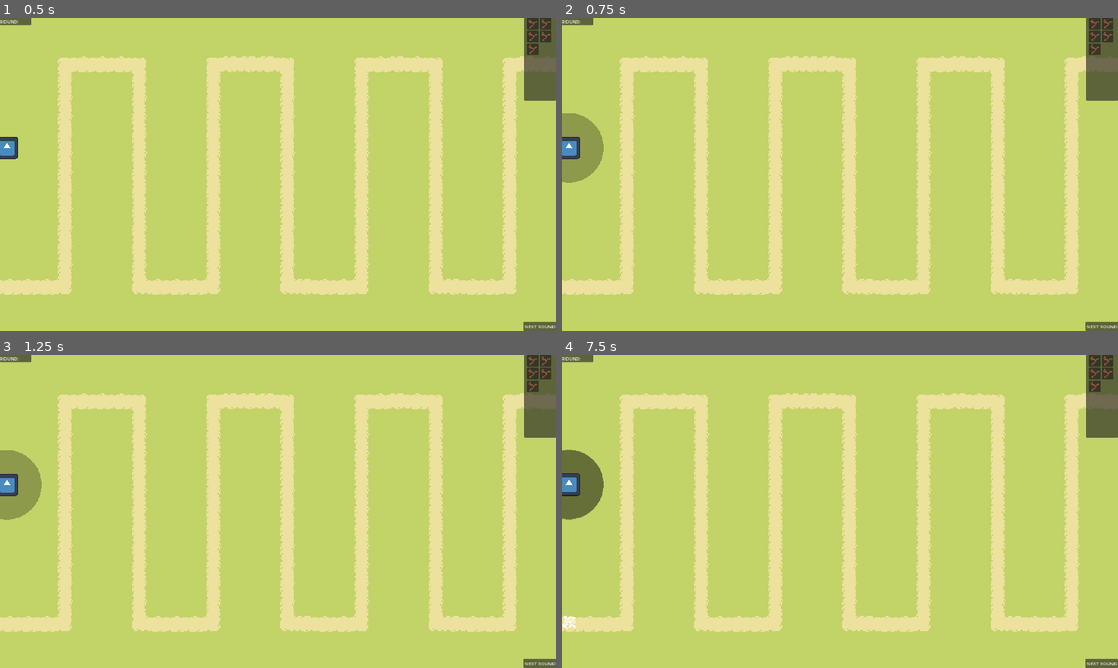
Above: before the commit, frames 1-4 (two rows, left to right).
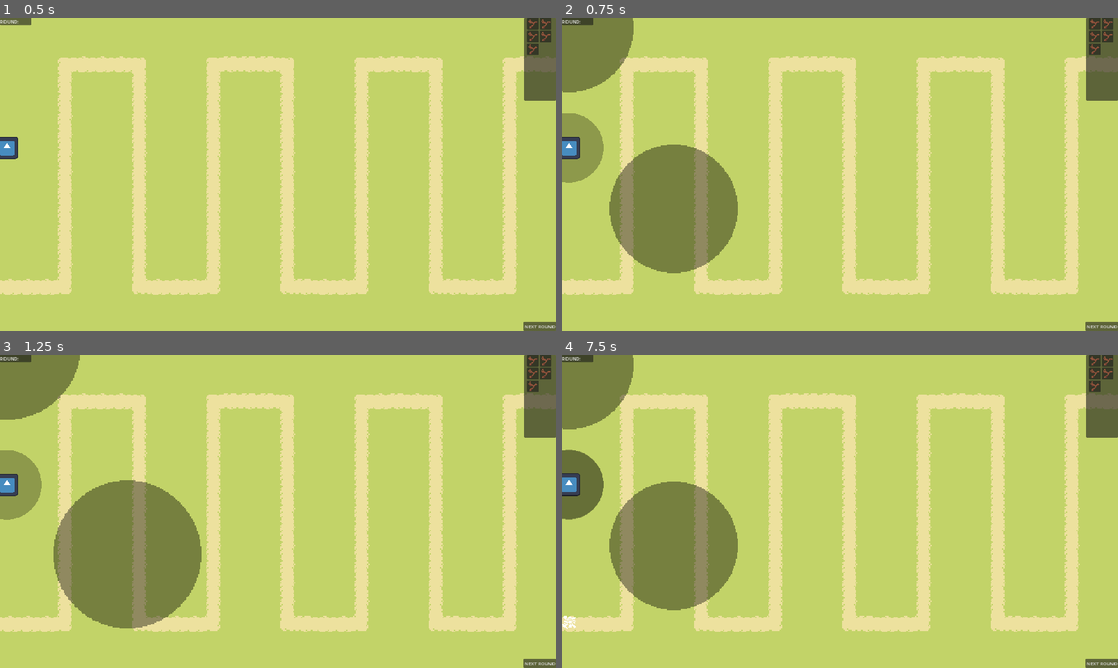
Above: after the commit, the same moments.

Repository: MindVisceral/BoneTD
Game: Godot game, scene res://Levels/Level1/Level1.tscn
Two runs of this game, one before a commit and one after it. Both use one fixed random seed, a clock stepped at 60 frames per second and the inputs below. The engine's default icon, where the game draws it, is replaced by a stand-in: a white triangle on a blue panel in a dark square.
Inputs (mouse positions are in pixels of both pictures, inside the frame that each line leads up to):
- Up to frame 1 (0.5 s): no input
- Up to frame 2 (0.75 s): click (567, 146) at 0.52 s
- Up to frame 3 (1.25 s): no input
- Up to frame 4 (7.5 s): click (567, 483) at 1.27 s; click (1095, 361) at 2 s; click (1106, 361) at 2.75 s; click (1095, 373) at 3.5 s; click (1106, 373) at 4.25 s; click (1095, 386) at 5 s; click "NEXT ROUND" at 5.75 s; click "NEXT ROUND" at 6.5 s; click (567, 483) at 7.27 s

Frame 1 is identical in both runs. In frame 2, 9.9% of the frame differs, in the area x 0-32%, y 0-82%; in frame 3, 12%, in the area x 0-37%, y 0-88%; in frame 4, 9.9%.

Commit message:
Recentered RadialTowerMenu for easier use

Diff:
--- a/Entities/Towers/BaseTower/BaseTower.tscn
+++ b/Entities/Towers/BaseTower/BaseTower.tscn
@@ -3,31 +3,22 @@
 [ext_resource type="Script" path="res://Entities/Towers/BaseTower/BaseTower.gd" id="1_qn6n7"]
 [ext_resource type="Texture2D" uid="uid://c6mdmcmvjs336" path="res://icon.svg" id="1_vx0cn"]
 [ext_resource type="PackedScene" uid="uid://cs8y67w2tt7sd" path="res://Entities/Towers/BaseTower/TowerRange.tscn" id="2_fac3i"]
+[ext_resource type="PackedScene" uid="uid://bx4r7imynksua" path="res://Entities/Towers/BaseTower/RadialTowerMenu.tscn" id="2_hr0f1"]
 [ext_resource type="Texture2D" uid="uid://ctnhv3wt1ocbd" path="res://placeholder_5.png" id="3_33okv"]
-[ext_resource type="BitMap" uid="uid://cijo1rj4mrd13" path="res://placeholder_6.png" id="5_di8l0"]
 
-[node name="BaseTower" type="StaticBody2D" node_paths=PackedStringArray("tower_selection_button", "tower_range_collider", "tower_range_visuals", "bullet_spawn_point", "rotation_pivot")]
+[node name="BaseTower" type="StaticBody2D" node_paths=PackedStringArray("tower_selection_button", "tower_range_collider", "tower_range_visuals", "tower_sprite", "tower_collider", "bullet_spawn_point", "rotation_pivot")]
 collision_layer = 2
 collision_mask = 3
 script = ExtResource("1_qn6n7")
-tower_selection_button = NodePath("TowerSelectionButton")
+tower_selection_button = NodePath("RadialTowerSelection")
 tower_range_collider = NodePath("TowerRange/Collider")
 tower_range_visuals = NodePath("TowerRangeVisuals")
+tower_sprite = NodePath("RotationPivot/Sprite")
+tower_collider = NodePath("Collider")
 bullet_spawn_point = NodePath("RotationPivot/BulletSpawnPoint")
 rotation_pivot = NodePath("RotationPivot")
 
-[node name="TowerSelectionButton" type="TextureButton" parent="."]
-offset_left = -13.0
-offset_top = -13.0
-offset_right = 115.0
-offset_bottom = 115.0
-scale = Vector2(0.2, 0.2)
-mouse_default_cursor_shape = 2
-action_mode = 0
-shortcut_feedback = false
-shortcut_in_tooltip = false
-texture_normal = ExtResource("3_33okv")
-texture_click_mask = ExtResource("5_di8l0")
+[node name="RadialTowerSelection" parent="." instance=ExtResource("2_hr0f1")]
 
 [node name="TowerRange" parent="." node_paths=PackedStringArray("Tower") instance=ExtResource("2_fac3i")]
 Tower = NodePath("..")
@@ -50,6 +41,7 @@
 [node name="ShotDelayTimer" type="Timer" parent="."]
 one_shot = true
 
-[connection signal="pressed" from="TowerSelectionButton" to="." method="_on_tower_selection_pressed"]
+[connection signal="pressed" from="RadialTowerSelection" to="." method="_on_tower_selection_pressed"]
 
+[editable path="RadialTowerSelection"]
 [editable path="TowerRange"]
--- a/Entities/Towers/BaseTower/RadialTowerMenu.gd
+++ b/Entities/Towers/BaseTower/RadialTowerMenu.gd
@@ -56,7 +56,7 @@
 	## Make every Button's scale is 0
 	## to make sure the show_menu() animation looks the same every time.
 	for button: TextureButton in radial_buttons:
-		button.position = self.position
+		button.position = self.position + self.pivot_offset
 		button.scale = Vector2.ZERO
 
 
@@ -109,9 +109,6 @@
 		tween.parallel().tween_property(button, "scale", Vector2.ONE, speed)
 
 
-	### Everything is ready, now we can show all the Buttons
-	#buttons_node.show()
-
 	## Now we wait until the animation is done. Since each Button has a separate Tween made for it,
 	## we can't wait for a Tween's 'finished' signal. So we just use the 'speed' variable.
 	await get_tree().create_timer(speed).timeout
@@ -129,7 +126,7 @@
 		## Create a Tween, which will animate the Button
 		var tween = get_tree().create_tween()
 		## The Button will travel from its position to the center at set speed.
-		tween.parallel().tween_property(button, "position", self.position, speed)
+		tween.parallel().tween_property(button, "position", self.position + self.pivot_offset, speed)
 		## And the Button is scaled so it doesn't visibly pop out of existance, also at speed.
 		tween.parallel().tween_property(button, "scale", Vector2.ZERO, speed)
 
--- a/Entities/Towers/BaseTower/RadialTowerMenu.tscn
+++ b/Entities/Towers/BaseTower/RadialTowerMenu.tscn
@@ -5,8 +5,11 @@
 [ext_resource type="Script" path="res://Entities/Towers/BaseTower/RadialTowerMenu.gd" id="3_5ill8"]
 
 [node name="RadialTowerMenu" type="TextureButton" node_paths=PackedStringArray("buttons_node")]
-offset_right = 128.0
-offset_bottom = 128.0
+offset_left = -64.0
+offset_top = -64.0
+offset_right = 64.0
+offset_bottom = 64.0
+pivot_offset = Vector2(64, 64)
 mouse_default_cursor_shape = 2
 action_mode = 0
 texture_normal = ExtResource("1_riy6t")
--- a/Entities/Towers/StickGuy/StickGuy.tscn
+++ b/Entities/Towers/StickGuy/StickGuy.tscn
@@ -9,9 +9,7 @@
 [sub_resource type="CircleShape2D" id="CircleShape2D_bok23"]
 radius = 9.0
 
-[node name="StickGuy" node_paths=PackedStringArray("tower_sprite", "tower_collider") instance=ExtResource("1_s74lq")]
-tower_sprite = NodePath("RotationPivot/Sprite")
-tower_collider = NodePath("Collider")
+[node name="StickGuy" instance=ExtResource("1_s74lq")]
 bullet_scene = ExtResource("2_ddlig")
 shot_delay = 0.7
 bullet_speed = 0
@@ -33,4 +31,5 @@
 [node name="ShotDelayTimer" parent="." index="5"]
 wait_time = 0.7
 
+[editable path="RadialTowerSelection"]
 [editable path="TowerRange"]
